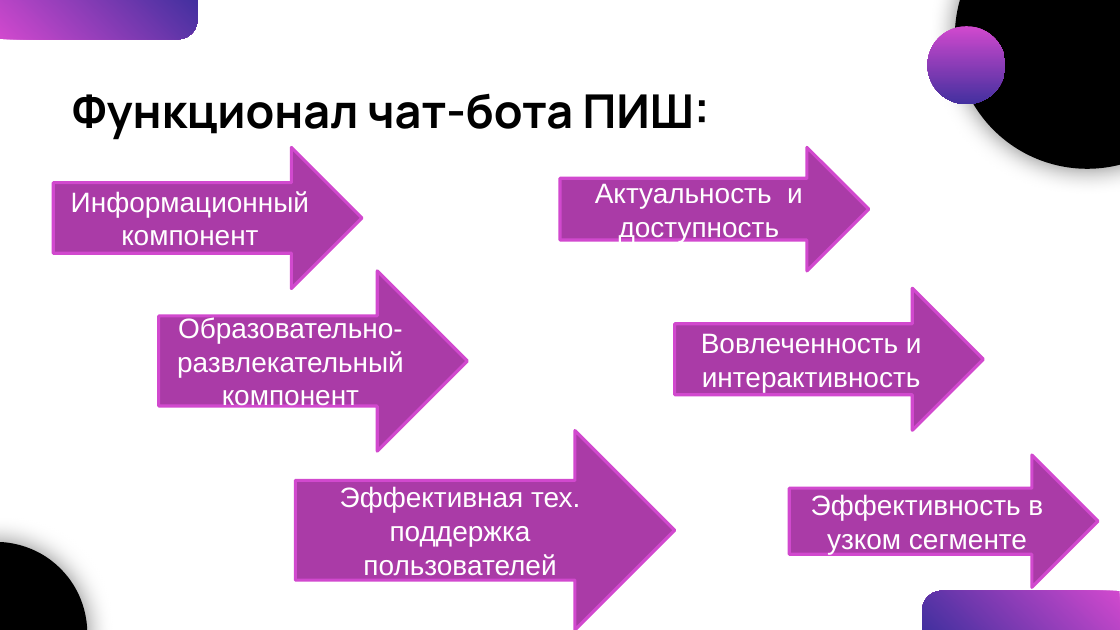
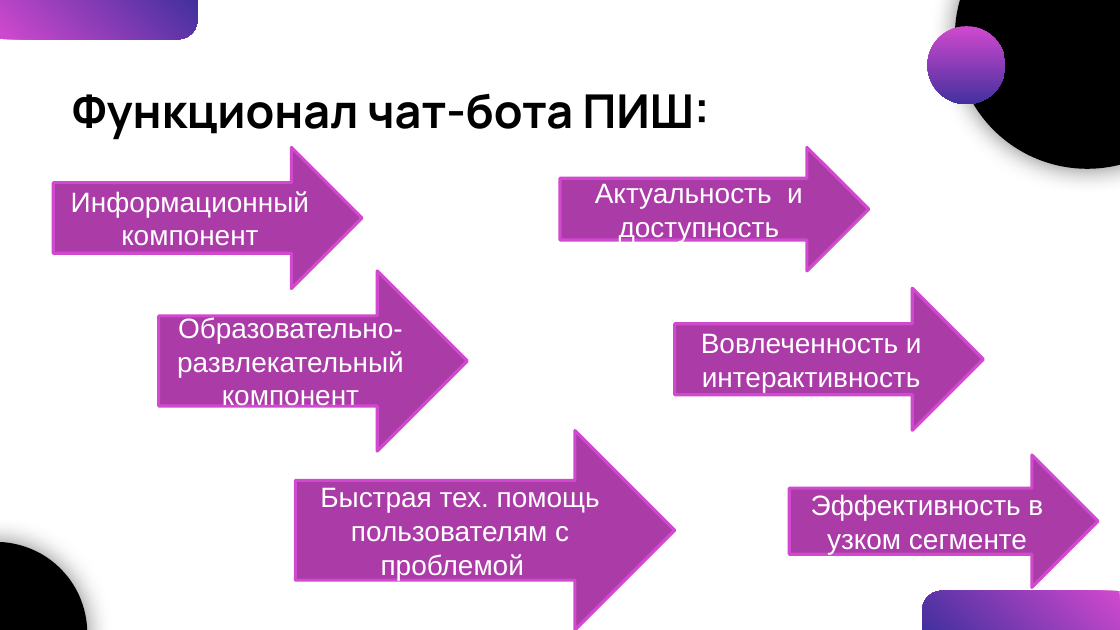
Before and after one commit to 1Pabloki1/Seikatsu-Studio-Bot, a slide deck: slide 8 of ChatBot finaly Presentation.pptx. Drawn at 1120x630 pixels with LibreOffice and Linux fonts; fonts in the diff are those of the drawing. Boxes give left, top, right and bottom in pixels: in the first picture for what was removed or moved away, otherwise in the second. Text is boxed around its words. In the diff, an @@ line names an element or a change of style, - is before the commit and + after.

```diff
--- a/ChatBot finaly Presentation.pptx
+++ b/ChatBot finaly Presentation.pptx
@@ text in right arrow at [320, 487, 600, 580]: text changed @@
-Эффективная тех. поддержка пользователей
+Быстрая тех. помощь пользователям с проблемой
```
Also in this commit, not shown: 3 slides added.
